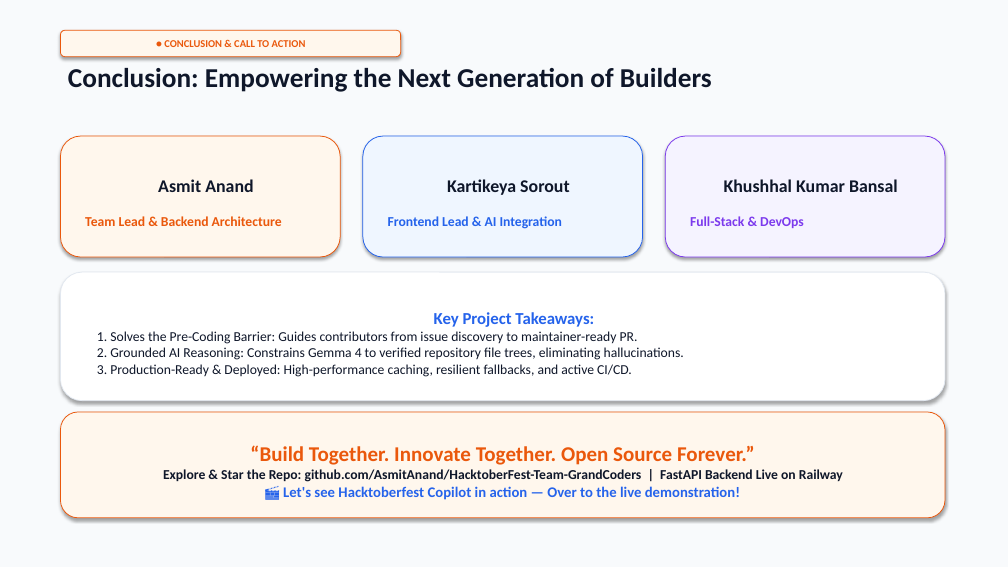
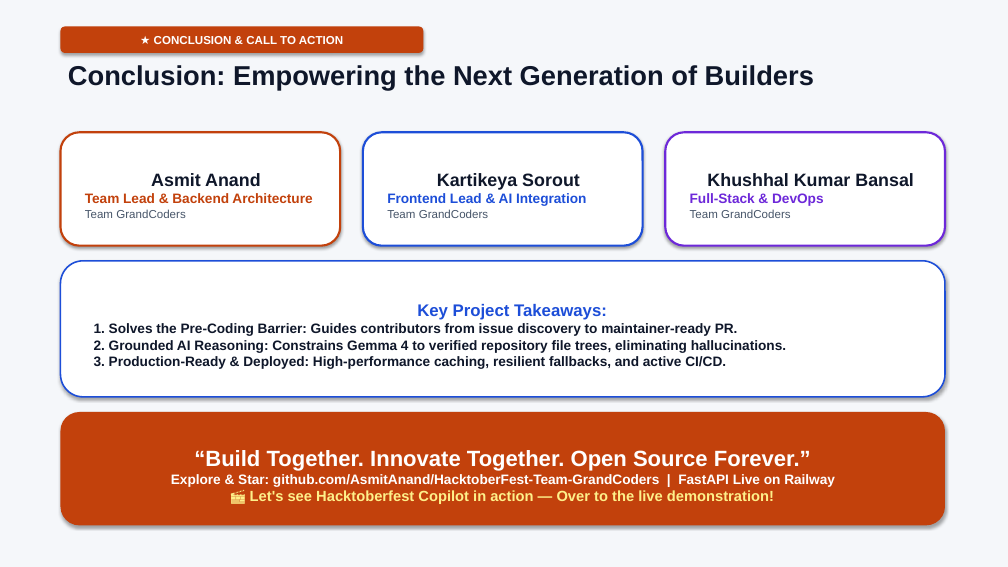
Before and after one commit to AsmitAnand/HacktoberFest-Team-GrandCoders, a slide deck: slide 8 of docs/Hacktoberfest_Copilot_Round2_Presentation.pptx. Drawn at 1008x567 pixels with LibreOffice and Linux fonts; fonts in the diff are those of the drawing. Boxes give left, top, right and bottom in pixels: in the first picture for what was removed or moved away, otherwise in the second. Text is boxed around its words. In the diff, an @@ line names an element or a change of style, - is before the commit and + after.

Commit message:
style: enhance slide deck with high contrast text, flowcharts, and architecture diagram

```diff
--- a/docs/Hacktoberfest_Copilot_Round2_Presentation.pptx
+++ b/docs/Hacktoberfest_Copilot_Round2_Presentation.pptx
@@ rectangle at (0, 0, 1008, 567): fill #F8FAFC to #F5F7FA @@
@@ rounded rectangle "★ CONCLUSION & CALL TO ...": place and size @@
-rounded rectangle "★ CONCLUSION & CALL TO ..." at (60, 30, 401, 57)
+rounded rectangle "★ CONCLUSION & CALL TO ..." at (60, 26, 423, 53)
@@ rounded rectangle "★ CONCLUSION & CALL TO ..." at (60, 26, 423, 53): fill #FFF7ED to #C2410C; outline #EA580C 0.75 pt to none @@
@@ text "Conclusion: Empowering the Next Generation ..." at (68, 65, 814, 90): font Calibri to Arial @@
@@ text in rounded rectangle at (154, 36, 343, 44): text changed; size 10 to 11 pt; font Calibri to Arial; text colour #EA580C to #FFFFFF @@
-● CONCLUSION & CALL TO ACTION
+★ CONCLUSION & CALL TO ACTION
@@ rounded rectangle "Asmit Anand": place and size @@
-rounded rectangle "Asmit Anand" at (60, 136, 340, 257)
+rounded rectangle "Asmit Anand" at (60, 132, 340, 246)
@@ rounded rectangle "Asmit Anand" at (60, 132, 340, 246): fill #FFF7ED to #FFFFFF; outline #EA580C 0.75 pt to #C2410C 2 pt @@
@@ rounded rectangle "Kartikeya Sorout": place and size @@
-rounded rectangle "Kartikeya Sorout" at (363, 136, 643, 257)
+rounded rectangle "Kartikeya Sorout" at (363, 132, 643, 246)
@@ rounded rectangle "Kartikeya Sorout" at (363, 132, 643, 246): fill #EFF6FF to #FFFFFF; outline #2563EB 0.75 pt to #1D4ED8 2 pt @@
@@ rounded rectangle "Khushhal Kumar Bansal": place and size @@
-rounded rectangle "Khushhal Kumar Bansal" at (665, 136, 945, 257)
+rounded rectangle "Khushhal Kumar Bansal" at (665, 132, 945, 246)
@@ rounded rectangle "Khushhal Kumar Bansal" at (665, 132, 945, 246): fill #F5F3FF to #FFFFFF; outline #7C3AED 0.75 pt to #6D28D9 2 pt @@
@@ text in rounded rectangle at (85, 173, 312, 203): font Calibri to Arial in "Asmit Anand", "Team Lead & Backend Architecture"; text colour #EA580C to #C2410C in "Team Lead & Backend Architecture" @@
@@ text in rounded rectangle at (387, 173, 586, 206): font Calibri to Arial in "Kartikeya Sorout", "Frontend Lead & AI Integration"; text colour #2563EB to #1D4ED8 in "Frontend Lead & AI Integration" @@
@@ text in rounded rectangle at (690, 173, 914, 206): font Calibri to Arial in "Khushhal Kumar Bansal", "Full-Stack & DevOps"; text colour #7C3AED to #6D28D9 in "Full-Stack & DevOps" @@
@@ text in rounded rectangle at (85, 209, 185, 218): paragraph added @@
+Team GrandCoders
@@ text in rounded rectangle at (387, 209, 488, 218): paragraph added @@
+Team GrandCoders
@@ text in rounded rectangle at (690, 209, 790, 218): paragraph added @@
+Team GrandCoders
@@ rounded rectangle "Key Project Takeaways:": place and size @@
-rounded rectangle "Key Project Takeaways:" at (60, 272, 945, 401)
+rounded rectangle "Key Project Takeaways:" at (60, 261, 945, 397)
@@ rounded rectangle "Key Project Takeaways:" at (60, 261, 945, 397): font Calibri to Arial, bold on; text colour #2563EB to #1D4ED8 in "Key Project Takeaways:"; outline #E2E8F0 0.75 pt to #1D4ED8 1.5 pt @@
@@ rounded rectangle "“Build Together. Innovate Together. Open ..." at (60, 412, 945, 526): fill #FFF7ED to #C2410C; outline #EA580C 0.75 pt to none @@
@@ rounded rectangle "“Build Together. Innovate Together. Open ...": place and size @@
-rounded rectangle "“Build Together. Innovate Together. Open ..." at (60, 412, 945, 518)
+rounded rectangle "“Build Together. Innovate Together. Open ..." at (60, 412, 945, 526)
@@ text in rounded rectangle at (171, 474, 835, 487): text changed; font Calibri to Arial; text colour #0F172A to #FFFFFF @@
-Explore & Star the Repo: github.com/AsmitAnand/HacktoberFest-Team-GrandCoders | FastAPI Backend Live on Railway
+Explore & Star: github.com/AsmitAnand/HacktoberFest-Team-GrandCoders | FastAPI Live on Railway
@@ text in rounded rectangle at (194, 450, 811, 504): size 20 to 21 pt, text colour #EA580C to #FFFFFF in "“Build Together. Innovate Together. Open Source Forever.”"; font Calibri to Arial in "“Build Together. Innovate Together. Open Source Forever.”", "🎬 Let's see Hacktoberfest Copilot in action ..."; text colour #2563EB to #FEF08A in "🎬 Let's see Hacktoberfest Copilot in action ..." @@
```
Also in this commit, not shown: 7 other slides changed.
